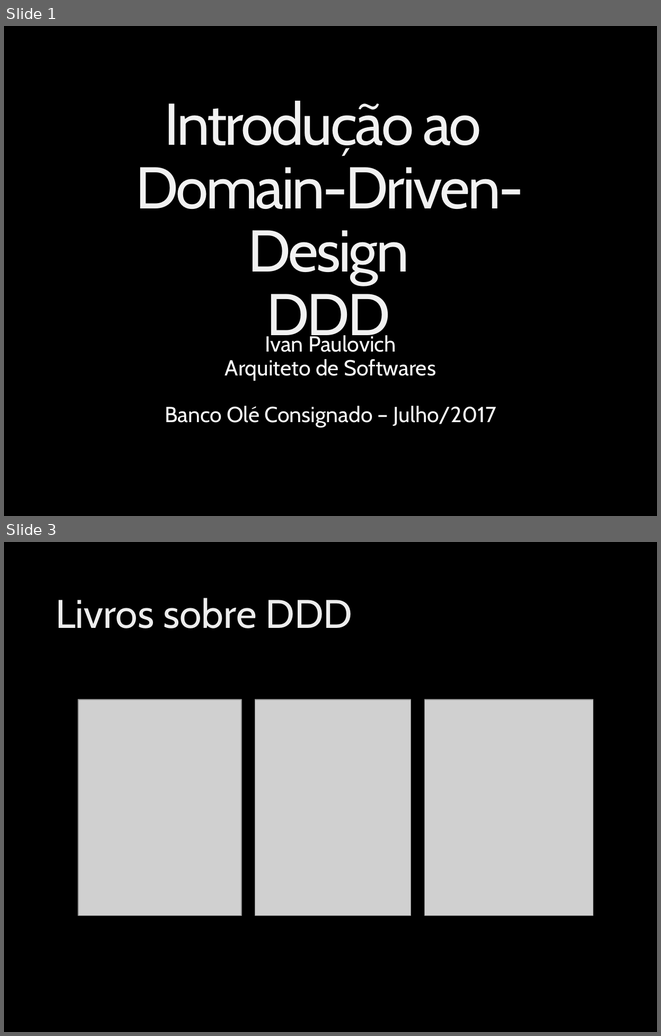
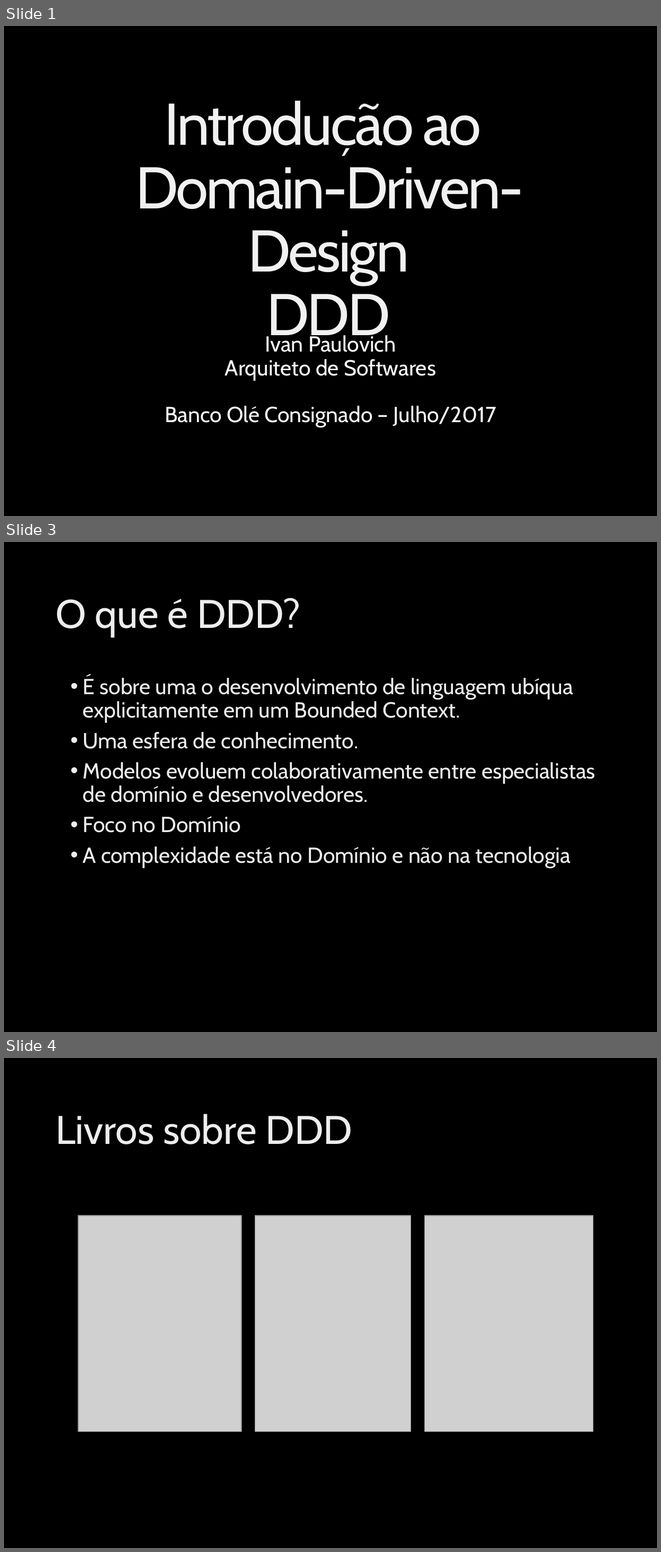
Before and after one commit to ivanpaulovich/event-sourcing-jambo, a slide deck: docs/Introdução ao Domain-Driven-Design (DDD).pptx. Shown one above the other, each under a label of ours: slides 1 and 3 before the commit, slides 1, 3 and 4 after it; the slides between them are not shown. The pictures are 661x1036 and 661x1552 pixels, drawn with LibreOffice and Linux fonts; fonts in the diff are those of the drawing; grey boxes stand for pictures; background and template pictures are left out. Boxes give left, top, right and bottom in pixels: in the first picture for what was removed or moved away, otherwise in the second. Text is boxed around its words. In the diff, an @@ line names an element or a change of style, - is before the commit and + after.

```diff
--- a/docs/Introdução ao Domain-Driven-Design (DDD).pptx
+++ b/docs/Introdução ao Domain-Driven-Design (DDD).pptx
@@ slide 3 added at box(4, 542, 657, 1032), background picture (left out) @@
@@ title added at box(55, 598, 301, 636), 44 pt, text gradient #DEDEDE to #EDEDED to #FFFFFF @@
+O que é DDD?
@@ text added at box(83, 676, 595, 867), 24 pt, text gradient #DEDEDE to #EDEDED to #FFFFFF @@
+• É sobre uma o desenvolvimento de linguagem ubíqua explicitamente em um Bounded Context.
+• Uma esfera de conhecimento.
+• Modelos evoluem colaborativamente entre especialistas de domínio e desenvolvedores.
+• Foco no Domínio
+• A complexidade está no Domínio e não na tecnologia
@@ what was slide 3 is now slide 4 @@
```
Also in this commit, not shown: 4 slides changed, 11 other slides added, 4 other files.
